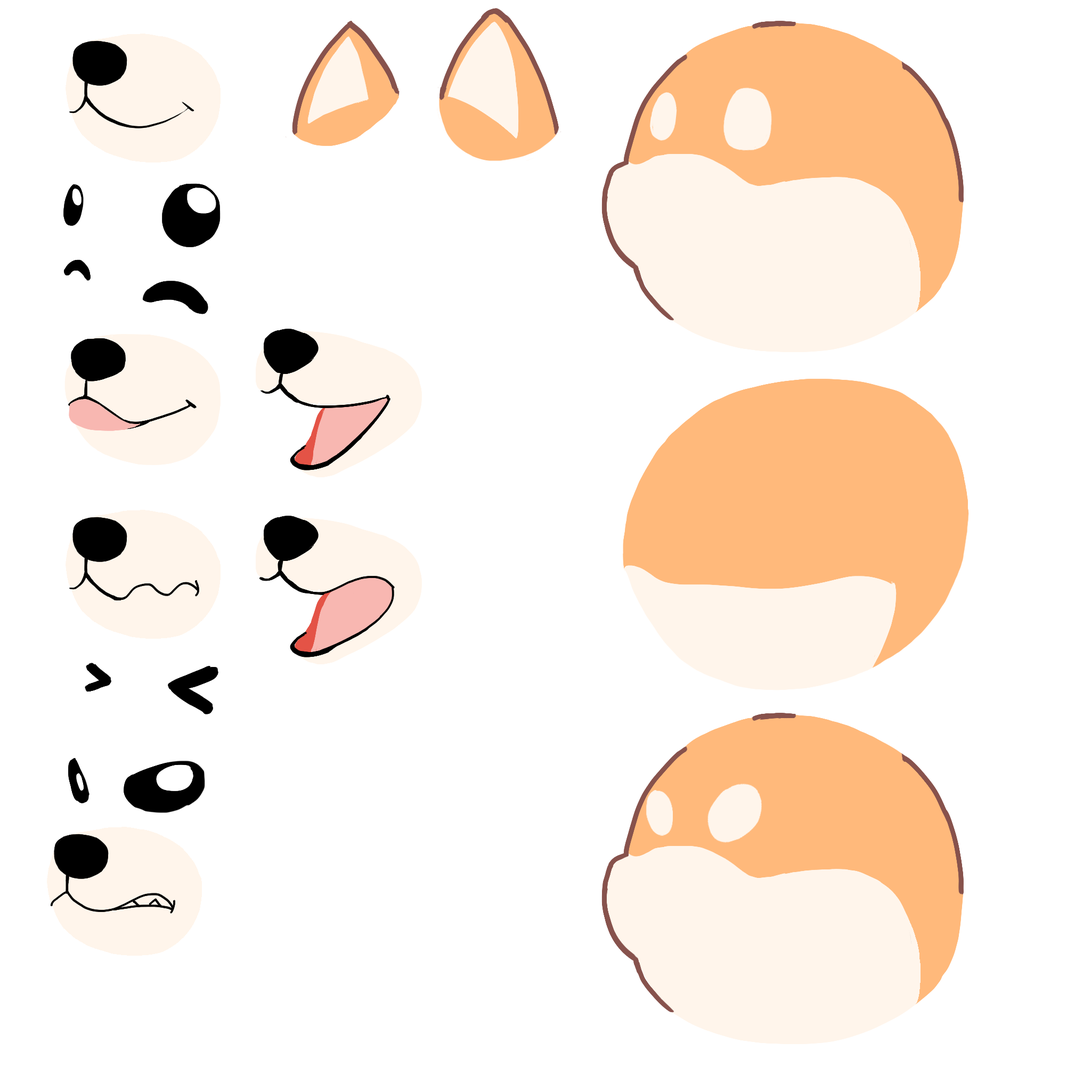
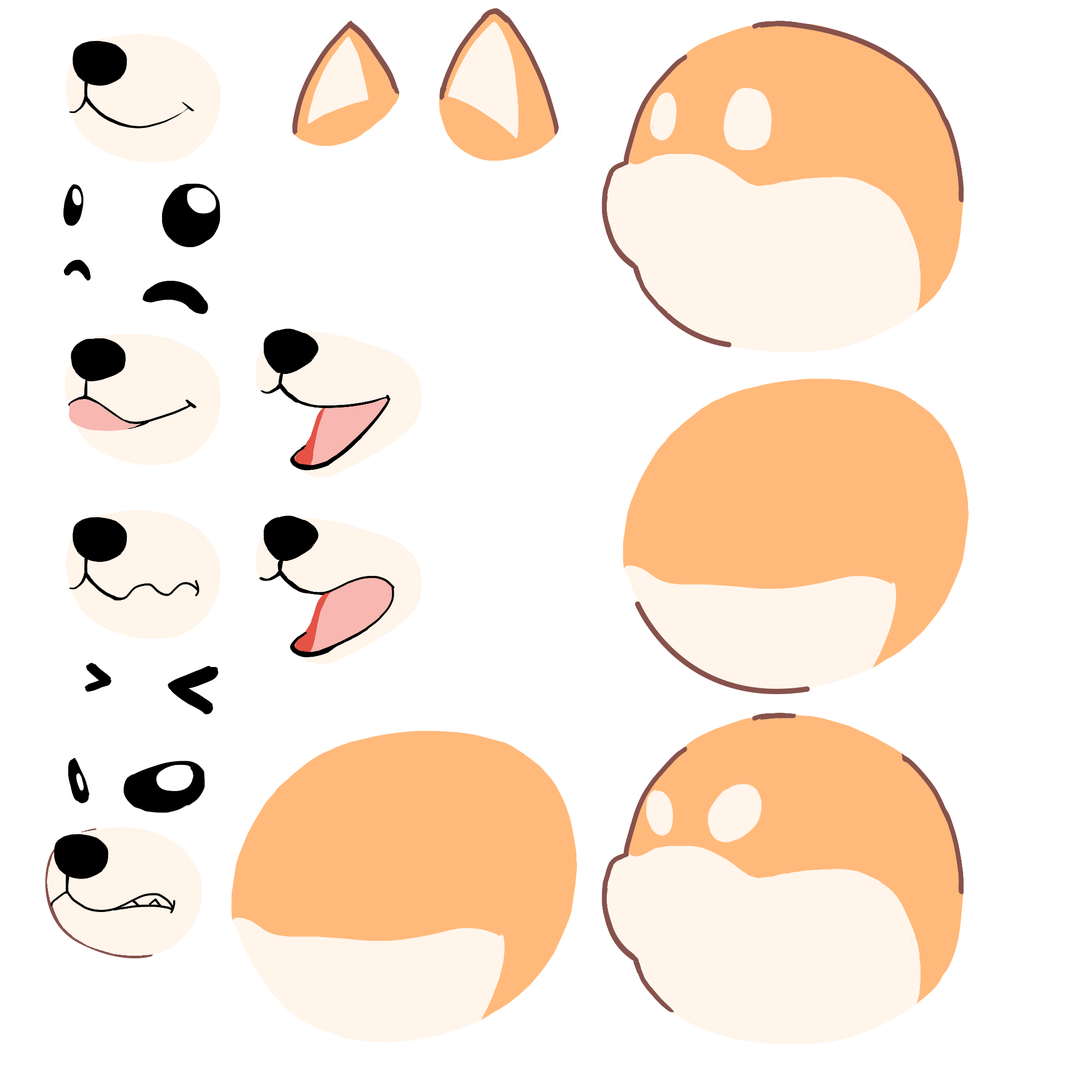
Layers edited between the first and the second 1091 × 1091 image:
added layer "Shape 4" in group "rd face" over [45, 828, 153, 959]
renamed "head" to "Shape 2", painted on it over [657, 20, 909, 348]
added layer "Shape 3" in group "rd face" over [635, 601, 811, 695]
added layer "co copy" in group "rd face" over [231, 731, 578, 1043]
